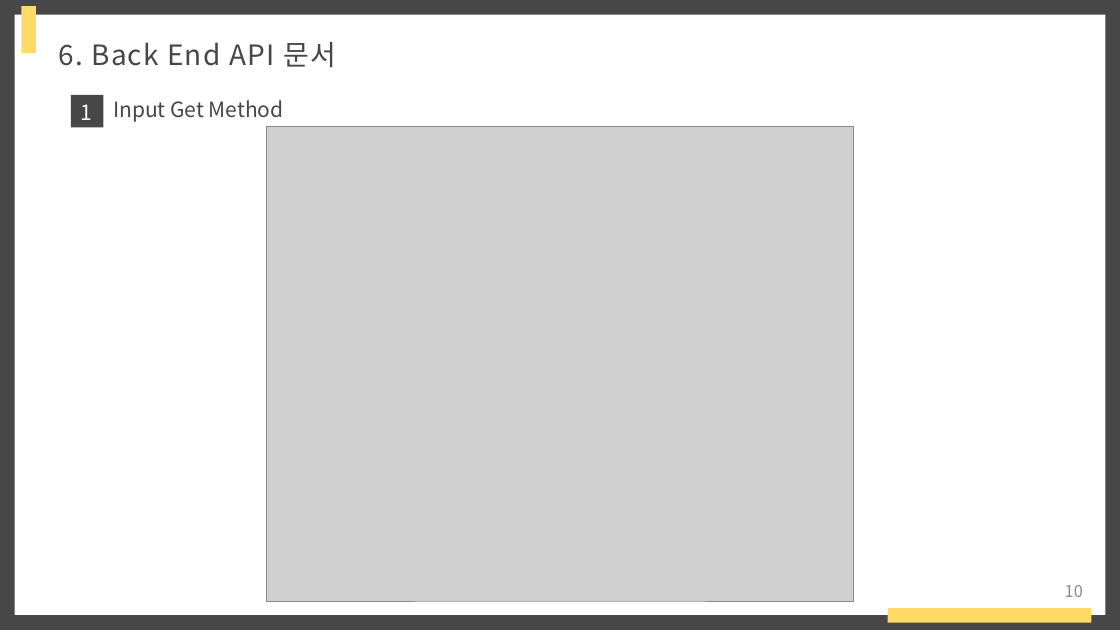
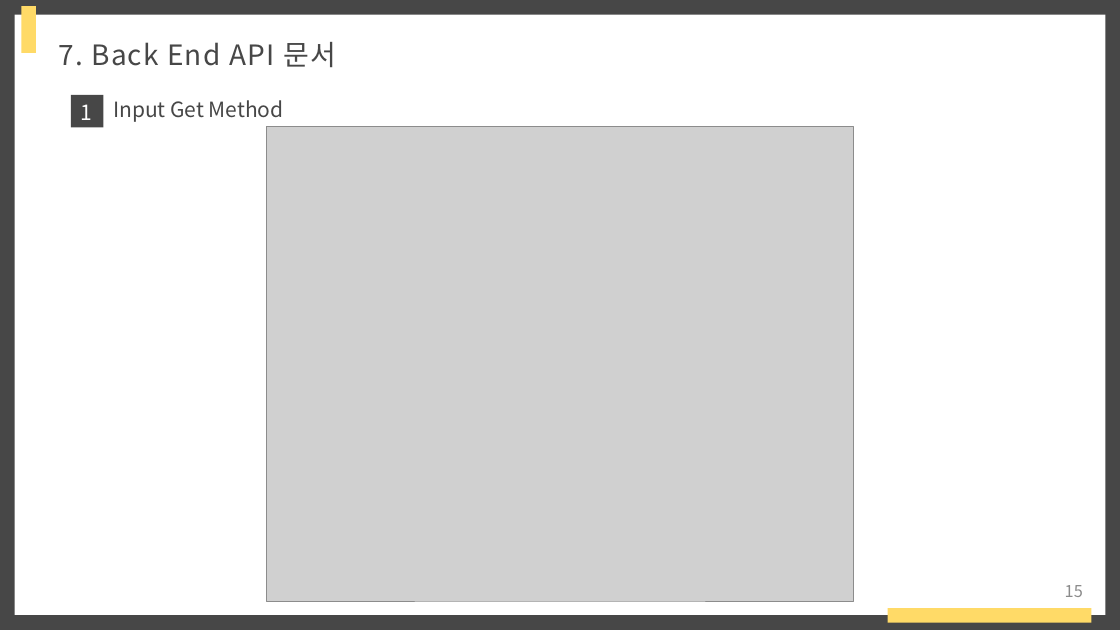
Before and after one commit to raccoon-coding/Eins-Internship, a slide deck: slide 15 of 아인스에스엔시 발표.pptx (slide 10 before the commit). Drawn at 1120x630 pixels with LibreOffice and Linux fonts; fonts in the diff are those of the drawing; grey boxes stand for pictures. Boxes give left, top, right and bottom in pixels: in the first picture for what was removed or moved away, otherwise in the second. Text is boxed around its words. In the diff, an @@ line names an element or a change of style, - is before the commit and + after.

```diff
--- a/아인스에스엔시 발표.pptx
+++ b/아인스에스엔시 발표.pptx
@@ text at (x1=59, y1=42, x2=336, y2=67): text changed @@
-6. Back End API 문서
+7. Back End API 문서
@@ page number at (x1=1065, y1=585, x2=1083, y2=597): text changed @@
-10
+15
```
Also in this commit, not shown: 11 other slides changed, 5 slides added, 13 other files.
